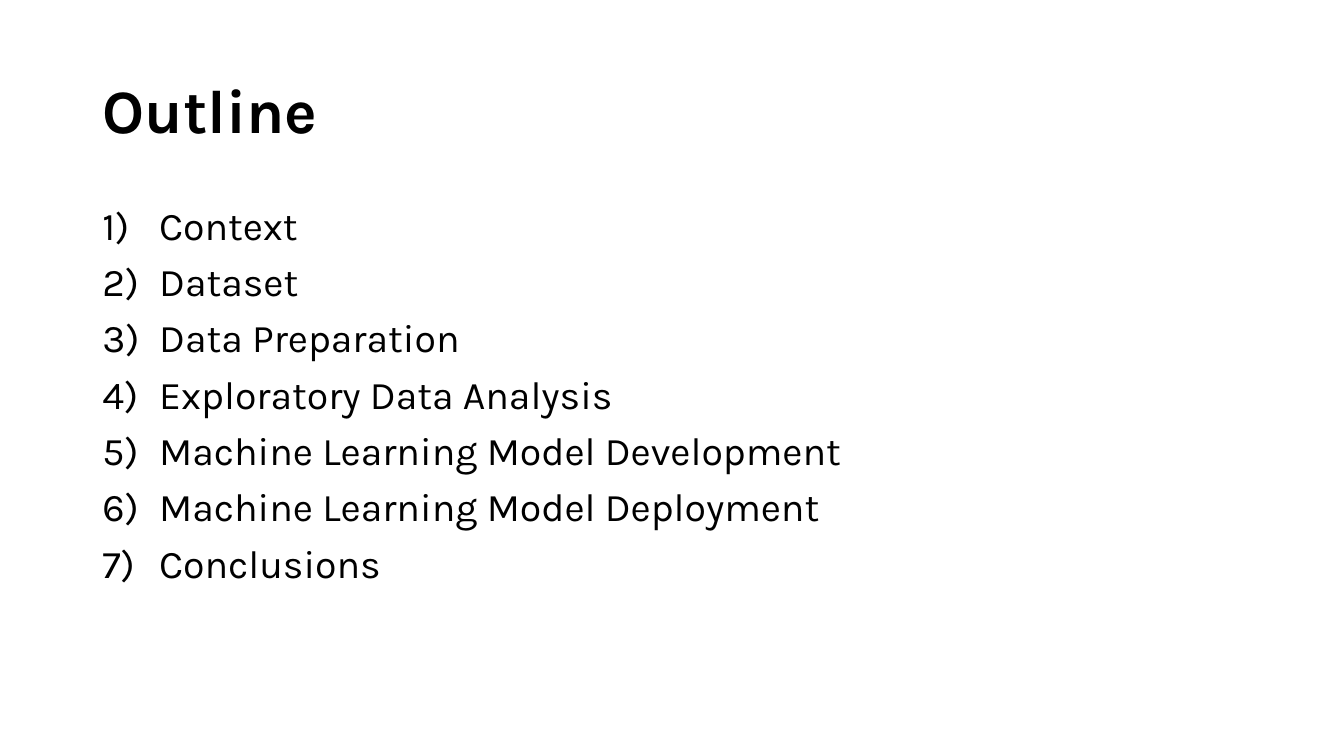
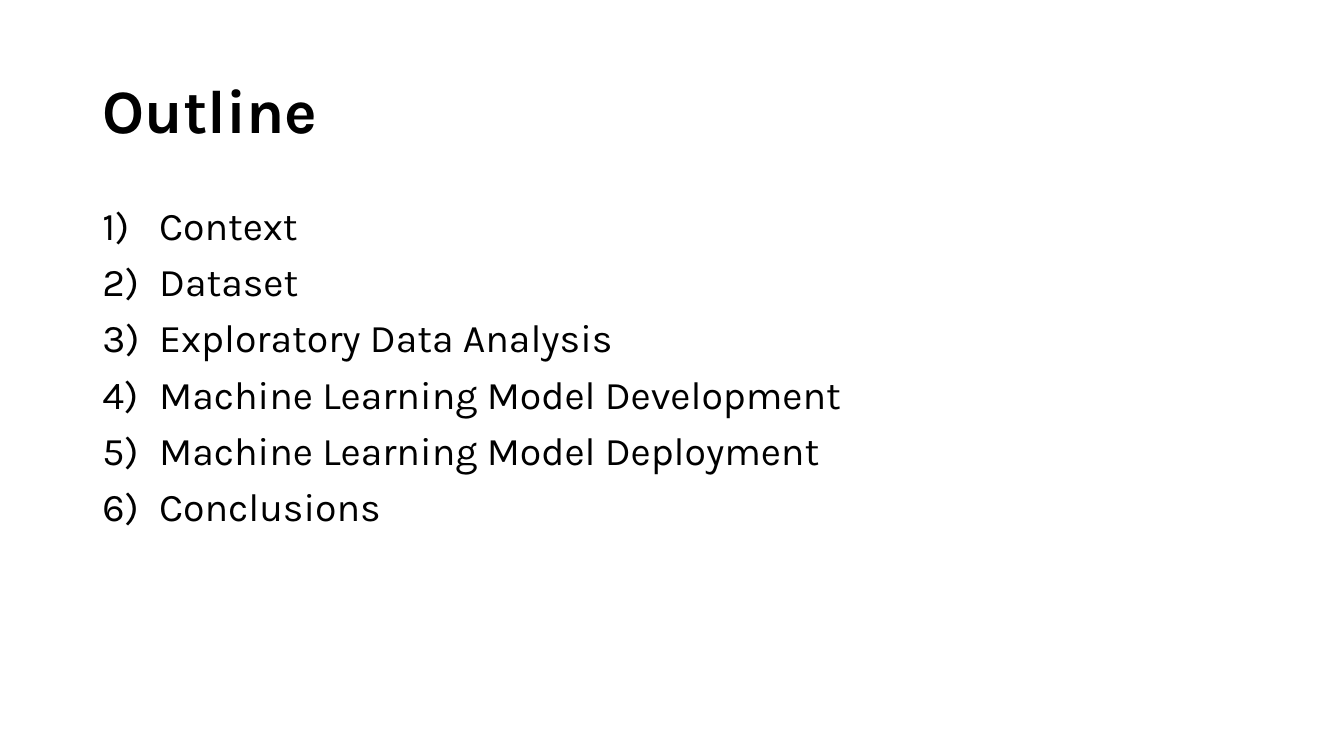
Before and after one commit to mzakariaz/MIP-Machine-Learning-Project-1, a slide deck: slide 2 of presentations/slides.pptx. Drawn at 1344x756 pixels with LibreOffice and Linux fonts; fonts in the diff are those of the drawing. Boxes give left, top, right and bottom in pixels: in the first picture for what was removed or moved away, otherwise in the second. Text is boxed around its words. In the diff, an @@ line names an element or a change of style, - is before the commit and + after.

```diff
--- a/presentations/slides.pptx
+++ b/presentations/slides.pptx
@@ text at (159, 325, 460, 362): paragraph removed @@
-3) Data Preparation
```
Also in this commit, not shown: 1 other slide changed, 1 other file.
